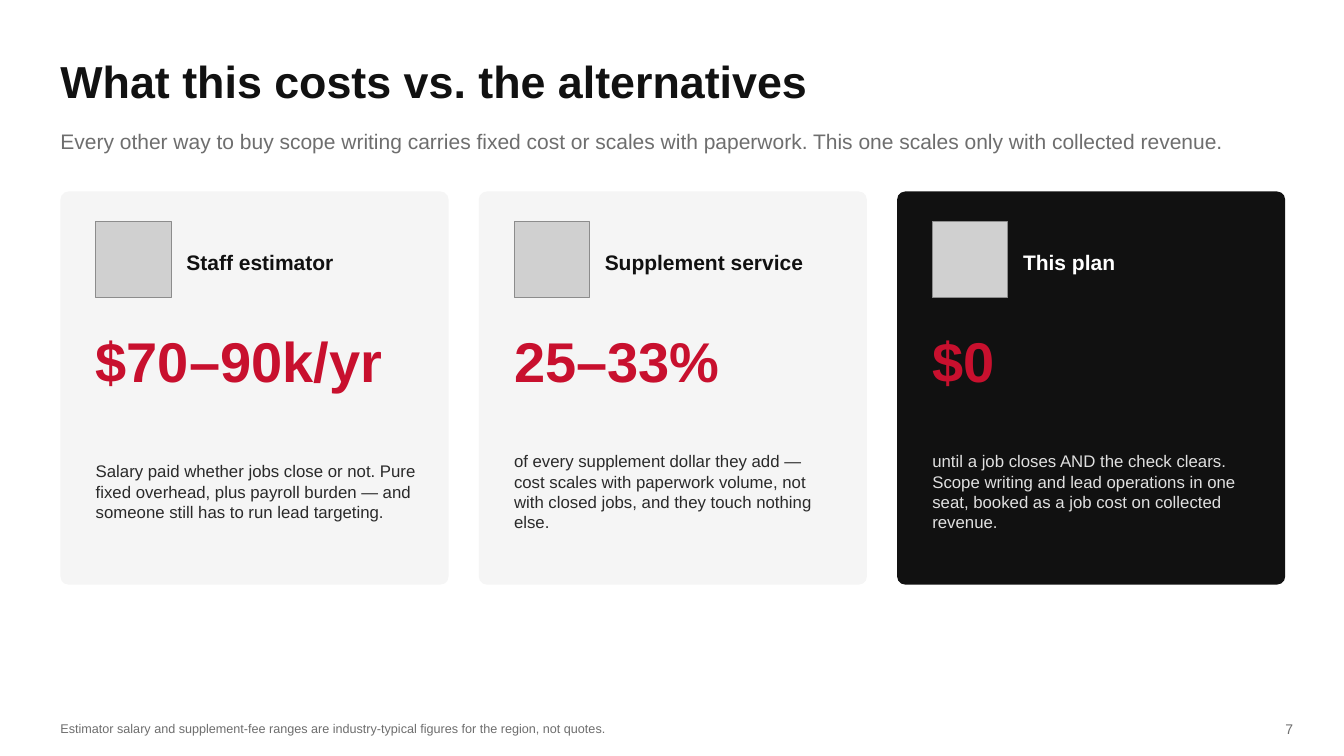
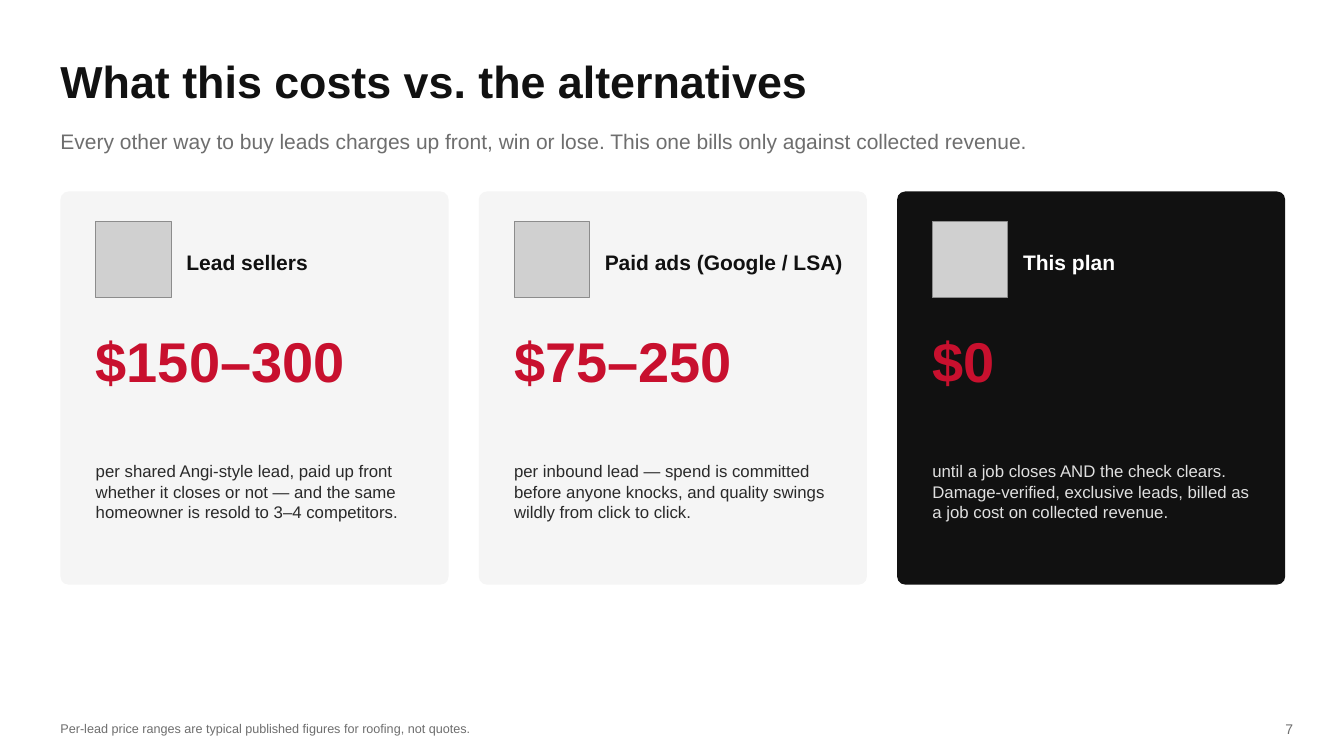
Before and after one commit to DommyD26/roofing-site-template, a slide deck: slide 7 of pitch/Commission-Plan.pptx. Drawn at 1344x756 pixels with LibreOffice and Linux fonts; fonts in the diff are those of the drawing; grey boxes stand for pictures. Boxes give left, top, right and bottom in pixels: in the first picture for what was removed or moved away, otherwise in the second. Text is boxed around its words. In the diff, an @@ line names an element or a change of style, - is before the commit and + after.

```diff
--- a/pitch/Commission-Plan.pptx
+++ b/pitch/Commission-Plan.pptx
@@ text at <box>60,134,1027,153</box>: text changed @@
-Every other way to buy scope writing carries fixed cost or scales with paperwork. This one scales only with collected revenue.
+Every other way to buy leads charges up front, win or lose. This one bills only against collected revenue.
@@ text at <box>186,254,307,271</box>: text changed @@
-Staff estimator
+Lead sellers
@@ text at <box>605,254,842,274</box>: text changed @@
-Supplement service
+Paid ads (Google / LSA)
@@ text at <box>96,340,345,386</box>: text changed @@
-$70–90k/yr
+$150–300
@@ text at <box>514,340,732,386</box>: text changed @@
-25–33%
+$75–250
@@ text at <box>96,465,397,522</box>: text changed @@
-Salary paid whether jobs close or not. Pure fixed overhead, plus payroll burden — and someone still has to run lead targeting.
+per shared Angi-style lead, paid up front whether it closes or not — and the same homeowner is resold to 3–4 competitors.
@@ text at <box>514,465,824,522</box>: text changed @@
-of every supplement dollar they add — cost scales with paperwork volume, not with closed jobs, and they touch nothing else.
+per inbound lead — spend is committed before anyone knocks, and quality swings wildly from click to click.
@@ text at <box>932,465,1249,522</box>: text changed @@
-until a job closes AND the check clears. Scope writing and lead operations in one seat, booked as a job cost on collected revenue.
+until a job closes AND the check clears. Damage-verified, exclusive leads, billed as a job cost on collected revenue.
@@ text at <box>60,724,470,736</box>: text changed @@
-Estimator salary and supplement-fee ranges are industry-typical figures for the region, not quotes.
+Per-lead price ranges are typical published figures for roofing, not quotes.
```
Also in this commit, not shown: 6 other slides changed, 3 other files.
